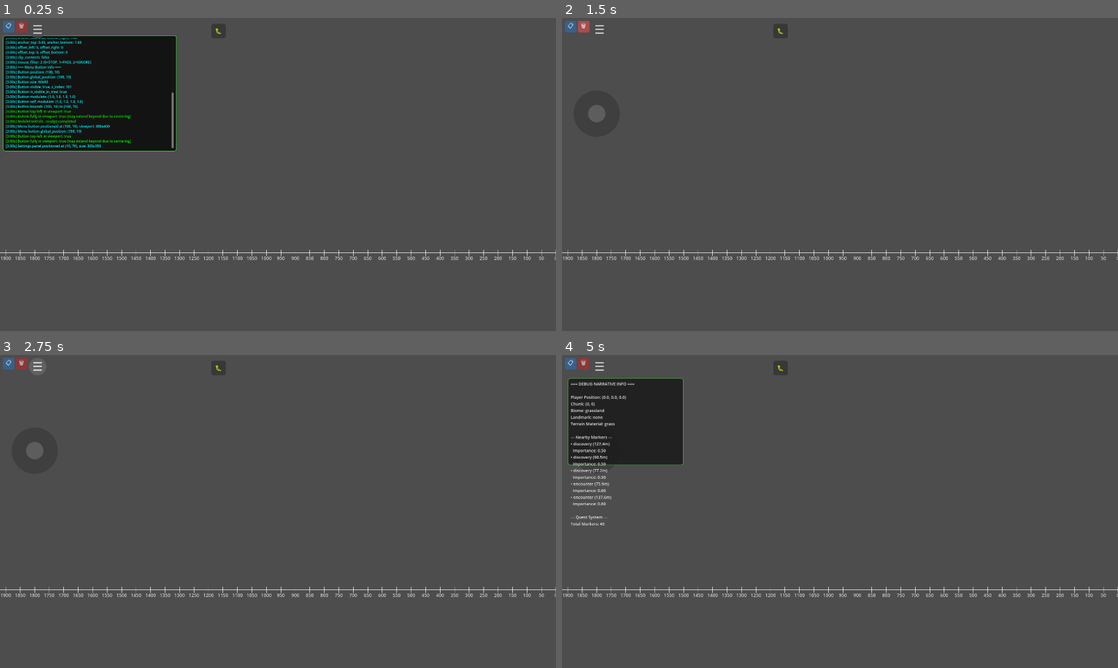
Above: before the commit, frames 1-4 (two rows, left to right).
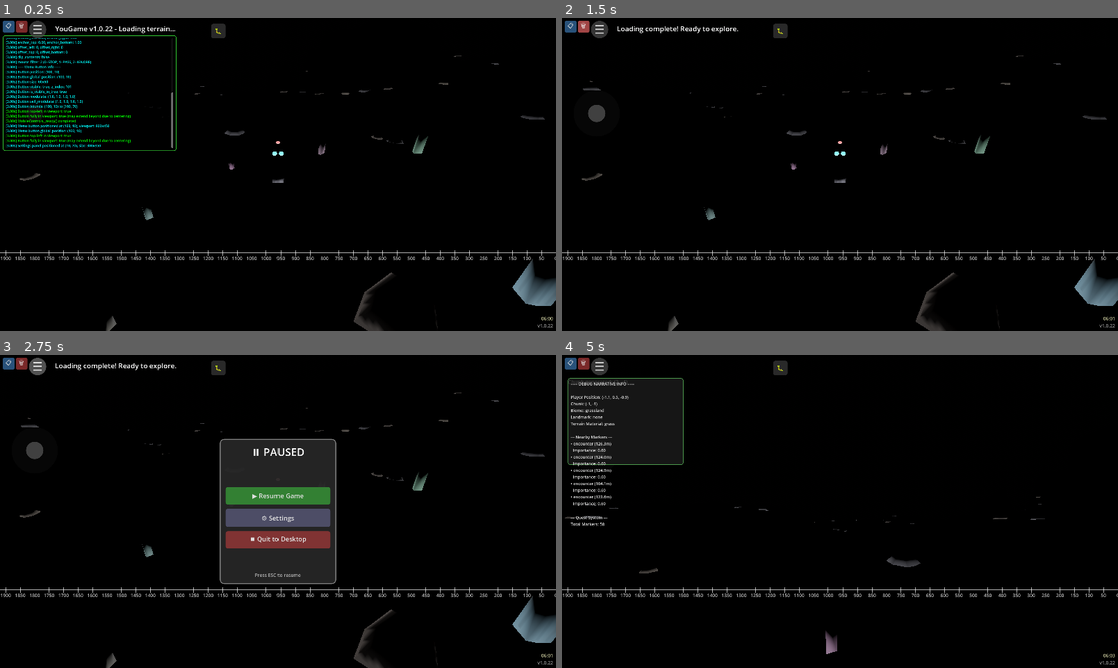
Above: after the commit, the same moments.

Repository: felix-dieterle/YouGame_godot4_public
Game: Godot game, scene res://scenes/main.tscn
Two runs of this game, one before a commit and one after it. Both use one fixed random seed, a clock stepped at 60 frames per second and the inputs below.
Inputs (mouse positions are in pixels of both pictures, inside the frame that each line leads up to):
- Up to frame 1 (0.25 s): no input
- Up to frame 2 (1.5 s): click "📋" at 0.5 s; click "🗑" at 1.25 s
- Up to frame 3 (2.75 s): click "☰" at 2 s
- Up to frame 4 (5 s): click (840, 495) at 2.75 s, where only the run after the commit has a clickable "▶ Resume Game"; click "🐛" at 3.5 s; tap Enter at 4.25 s; move the mouse to (962, 495) at 4.27 s; hold Right (ui_right) from 4.28 s (still down); hold V (toggle_camera_view) from 4.28 s (still down); click (962, 495) at 4.42 s

The runs differ from the first frame. In frame 1, 89% of the frame differs, in the area x 0-100%, y 0-100%; in frame 2, 99%; in frame 3, 99%; in frame 4, 94%.
Error before the commit: Parse Error: Class "SaveGameManager" hides an autoload singleton. (res://scripts/save_game_manager.gd:2)

Commit message:
Address code review feedback - fix duplicate loading and improve compatibility
Co-authored-by: felix-dieterle <1490062+felix-dieterle@users.noreply.github.com>

Diff:
--- a/scripts/day_night_cycle.gd
+++ b/scripts/day_night_cycle.gd
@@ -319,16 +319,15 @@
         push_warning("Failed to save day/night state: " + str(error))
 
 func _load_state():
-    # First try loading from SaveGameManager
+    # Get day/night state from SaveGameManager (already loaded at startup)
     var loaded_from_manager = false
     if SaveGameManager.has_save_file():
-        if SaveGameManager.load_game():
-            var day_night_data = SaveGameManager.get_day_night_data()
-            is_locked_out = day_night_data["is_locked_out"]
-            lockout_end_time = day_night_data["lockout_end_time"]
-            current_time = day_night_data["current_time"]
-            loaded_from_manager = true
-            print("DayNightCycle: Loaded state from SaveGameManager")
+        var day_night_data = SaveGameManager.get_day_night_data()
+        is_locked_out = day_night_data["is_locked_out"]
+        lockout_end_time = day_night_data["lockout_end_time"]
+        current_time = day_night_data["current_time"]
+        loaded_from_manager = true
+        print("DayNightCycle: Loaded state from SaveGameManager")
 
     # Fall back to legacy save file if SaveGameManager didn't have data
     if not loaded_from_manager:
--- a/scripts/player.gd
+++ b/scripts/player.gd
@@ -392,24 +392,23 @@
     input_enabled = enabled
 
 func _load_saved_state():
-    # Load player state from save file if it exists
+    # Get player state from SaveGameManager (already loaded at startup)
     if SaveGameManager.has_save_file():
-        if SaveGameManager.load_game():
-            var player_data = SaveGameManager.get_player_data()
-
-            # Restore player position
-            global_position = player_data["position"]
-
-            # Restore player rotation
-            rotation.y = player_data["rotation_y"]
-
-            # Restore camera mode
-            if player_data["is_first_person"] != is_first_person:
-                is_first_person = player_data["is_first_person"]
-                _update_camera()
-
-                # Update robot parts visibility
-                for part in robot_parts:
-                    part.visible = not is_first_person
-
-            print("Player: Loaded saved position: ", global_position)
+        var player_data = SaveGameManager.get_player_data()
+
+        # Restore player position
+        global_position = player_data["position"]
+
+        # Restore player rotation
+        rotation.y = player_data["rotation_y"]
+
+        # Restore camera mode
+        if player_data["is_first_person"] != is_first_person:
+            is_first_person = player_data["is_first_person"]
+            _update_camera()
+
+            # Update robot parts visibility
+            for part in robot_parts:
+                part.visible = not is_first_person
+
+        print("Player: Loaded saved position: ", global_position)
--- a/scripts/save_game_manager.gd
+++ b/scripts/save_game_manager.gd
@@ -1,7 +1,6 @@
 extends Node
-class_name SaveGameManager
+# SaveGameManager - Singleton for save/load functionality
 
-# Singleton instance for save/load functionality
 # This manager handles saving and loading game state in a performant way
 
 # Save file path - stored in user directory
@@ -33,9 +32,16 @@
 signal save_completed
 signal load_completed(success: bool)
 
+# Track if data has been loaded to avoid duplicate loads
+var _data_loaded: bool = false
+
 func _ready():
     # Add to autoload group for easy access
     add_to_group("SaveGameManager")
+
+    # Auto-load save data at startup if available
+    if has_save_file():
+        load_game()
 
 # Check if a save file exists
 func has_save_file() -> bool:
@@ -79,6 +85,11 @@
 
 # Load the game state from file
 func load_game() -> bool:
+    # Avoid loading multiple times
+    if _data_loaded:
+        print("SaveGameManager: Data already loaded, skipping")
+        return true
+
     if not has_save_file():
         push_warning("SaveGameManager: No save file found")
         load_completed.emit(false)
@@ -115,6 +126,7 @@
     save_data["meta"]["version"] = config.get_value("meta", "version", "1.0")
     save_data["meta"]["timestamp"] = config.get_value("meta", "timestamp", 0)
 
+    _data_loaded = true
     print("SaveGameManager: Game loaded successfully from: " + SAVE_FILE_PATH)
     load_completed.emit(true)
     return true
@@ -155,8 +167,9 @@
 
     var dir = DirAccess.open("user://")
     if dir:
-        var error = dir.remove(SAVE_FILE_PATH.get_file())
+        var error = dir.remove("game_save.cfg")
         if error == OK:
+            _data_loaded = false  # Reset loaded flag
             print("SaveGameManager: Save file deleted")
             return true
         else:
--- a/scripts/ui_manager.gd
+++ b/scripts/ui_manager.gd
@@ -293,7 +293,7 @@
 
     # Continue button
     var continue_button = Button.new()
-    continue_button.text = "▶ Continue Game"
+    continue_button.text = "Continue Game"
     continue_button.custom_minimum_size = Vector2(0, 70)
     continue_button.add_theme_font_size_override("font_size", 24)
     continue_button.focus_mode = Control.FOCUS_NONE
@@ -305,7 +305,7 @@
 
     # New game button
     var new_game_button = Button.new()
-    new_game_button.text = "🗘 New Game"
+    new_game_button.text = "New Game"
     new_game_button.custom_minimum_size = Vector2(0, 70)
     new_game_button.add_theme_font_size_override("font_size", 24)
     new_game_button.focus_mode = Control.FOCUS_NONE
